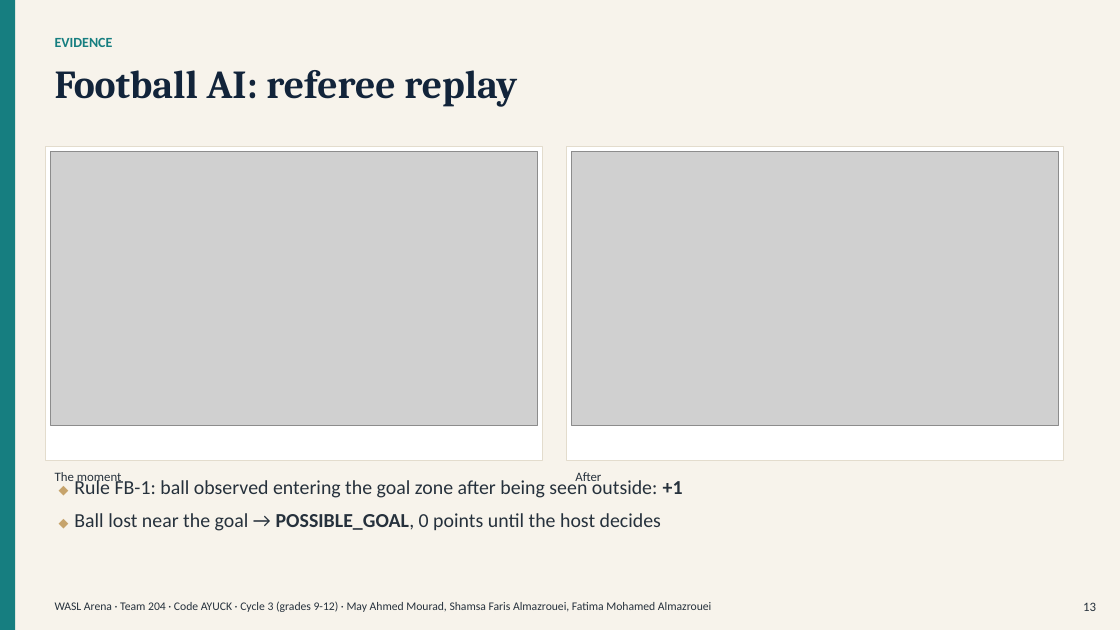
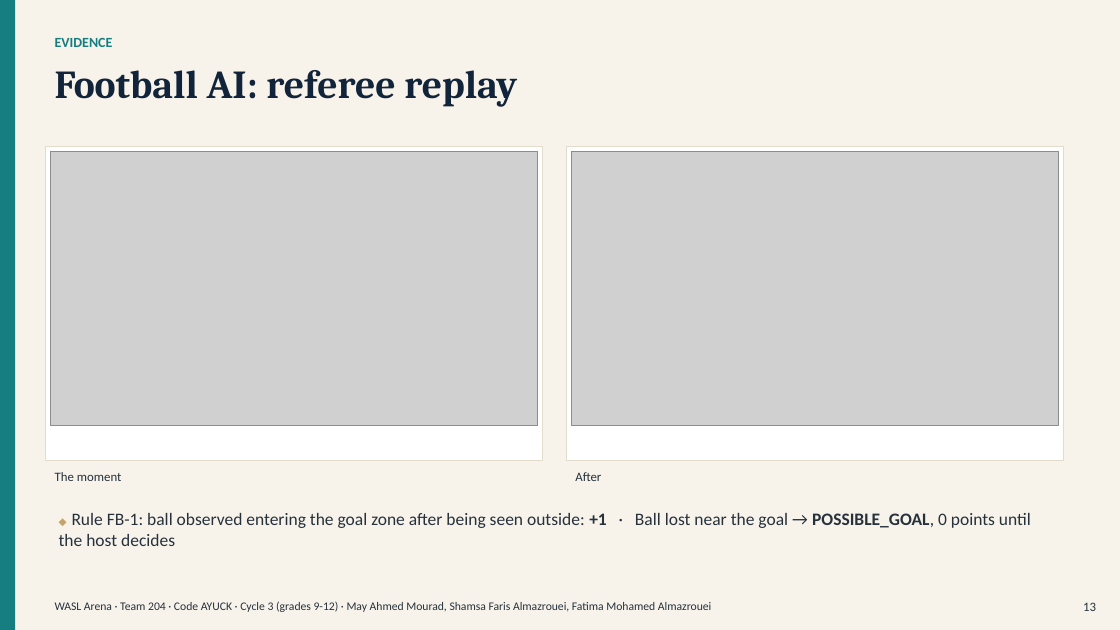
Before and after one commit to MayMourad/wasl-arena, a slide deck: slide 13 of presentation/WASL-Arena-30-Slides.pptx. Drawn at 1120x630 pixels with LibreOffice and Linux fonts; fonts in the diff are those of the drawing; grey boxes stand for pictures. Boxes give left, top, right and bottom in pixels: in the first picture for what was removed or moved away, otherwise in the second. Text is boxed around its words. In the diff, an @@ line names an element or a change of style, - is before the commit and + after.

```diff
--- a/presentation/WASL-Arena-30-Slides.pptx
+++ b/presentation/WASL-Arena-30-Slides.pptx
@@ text at box(59, 513, 1031, 546): text changed; size 17 to 15 pt @@
-◆ Rule FB-1: ball observed entering the goal zone after being seen outside: +1
-◆ Ball lost near the goal → POSSIBLE_GOAL, 0 points until the host decides
+◆ Rule FB-1: ball observed entering the goal zone after being seen outside: +1 · Ball lost near the goal → POSSIBLE_GOAL, 0 points until the host decides
```
Also in this commit, not shown: 1 other slide changed, 19 other files.
